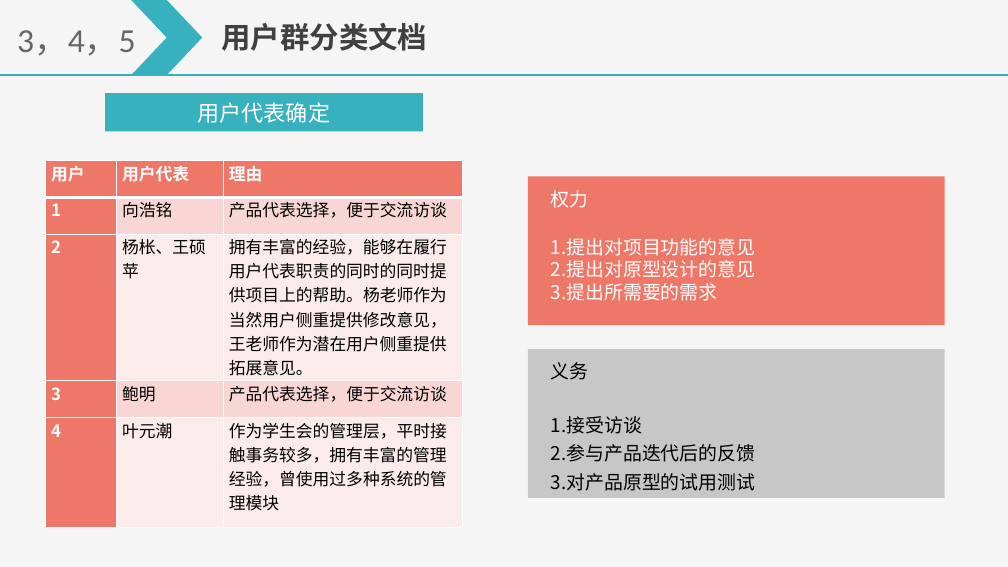
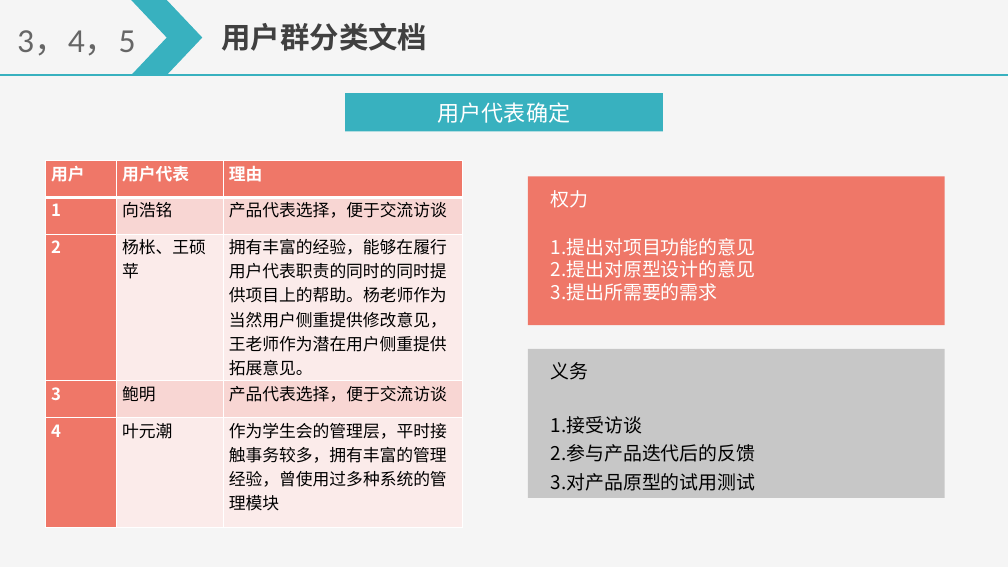
Before and after one commit to on6nx/requirement, a slide deck: slide 8 of 3.requirement/SRS软件需求说明汇报.pptx (slide 7 before the commit). Drawn at 1008x567 pixels with LibreOffice and Linux fonts; fonts in the diff are those of the drawing. Boxes give left, top, right and bottom in pixels: in the first picture for what was removed or moved away, otherwise in the second. Text is boxed around its words. In the diff, an @@ line names an element or a change of style, - is before the commit and + after.

```diff
--- a/3.requirement/SRS软件需求说明汇报.pptx
+++ b/3.requirement/SRS软件需求说明汇报.pptx
@@ rectangle "用户代表确定": place and size @@
-rectangle "用户代表确定" at <box>105,93,423,132</box>
+rectangle "用户代表确定" at <box>345,93,662,132</box>
```
Also in this commit, not shown: 1 other slide changed, 1 slide added, 13 other files.
